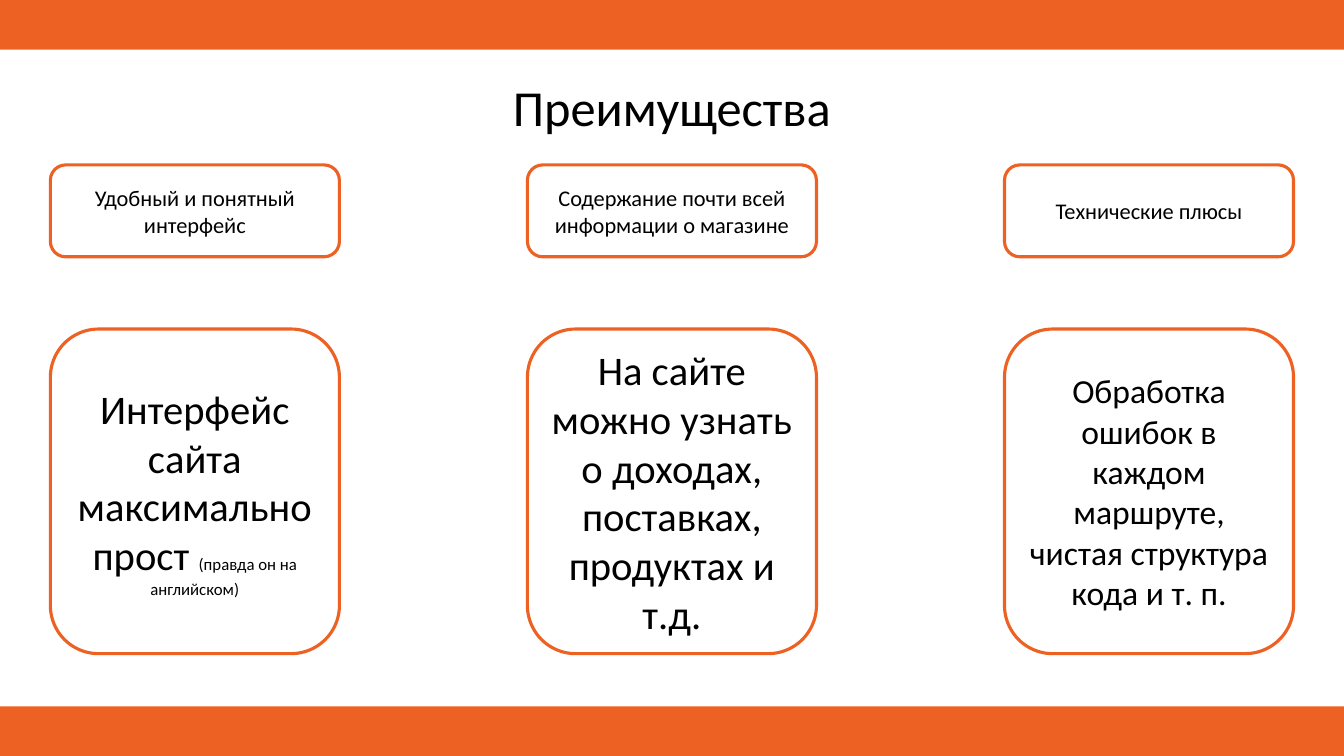
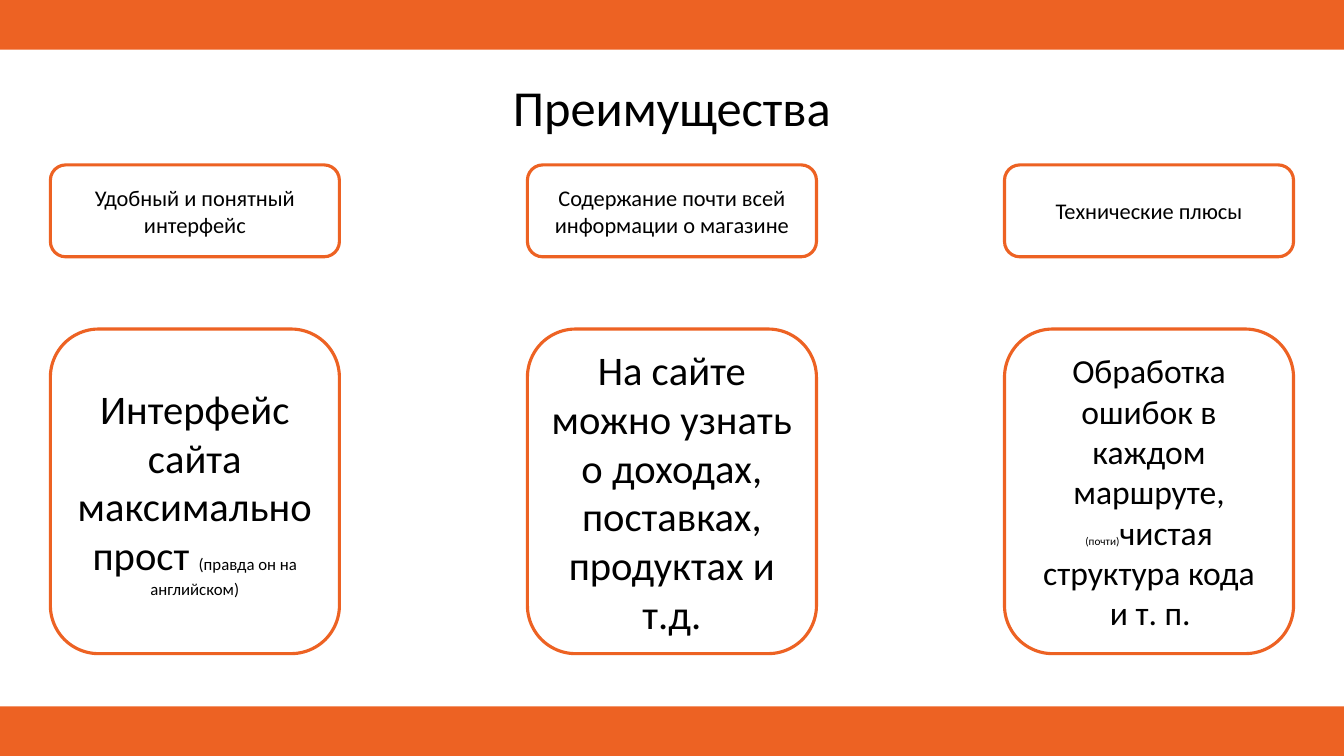
Before and after one commit to Tat-wow/web-flask-fr, a slide deck: slide 3 of Сайт для персонала магазина.pptx. Drawn at 1344x756 pixels with LibreOffice and Linux fonts; fonts in the diff are those of the drawing. Boxes give left, top, right and bottom in pixels: in the first picture for what was removed or moved away, otherwise in the second. Text is boxed around its words. In the diff, an @@ line names an element or a change of style, - is before the commit and + after.

```diff
--- a/Сайт для персонала магазина.pptx
+++ b/Сайт для персонала магазина.pptx
@@ text in rounded rectangle at [1043,360,1255,626]: text changed @@
-Обработка ошибок в каждом маршруте, чистая структура кода и т. п.
+Обработка ошибок в каждом маршруте, (почти)чистая структура кода
+и т. п.
```
Also in this commit, not shown: 1 other slide changed, 1 slide added.
